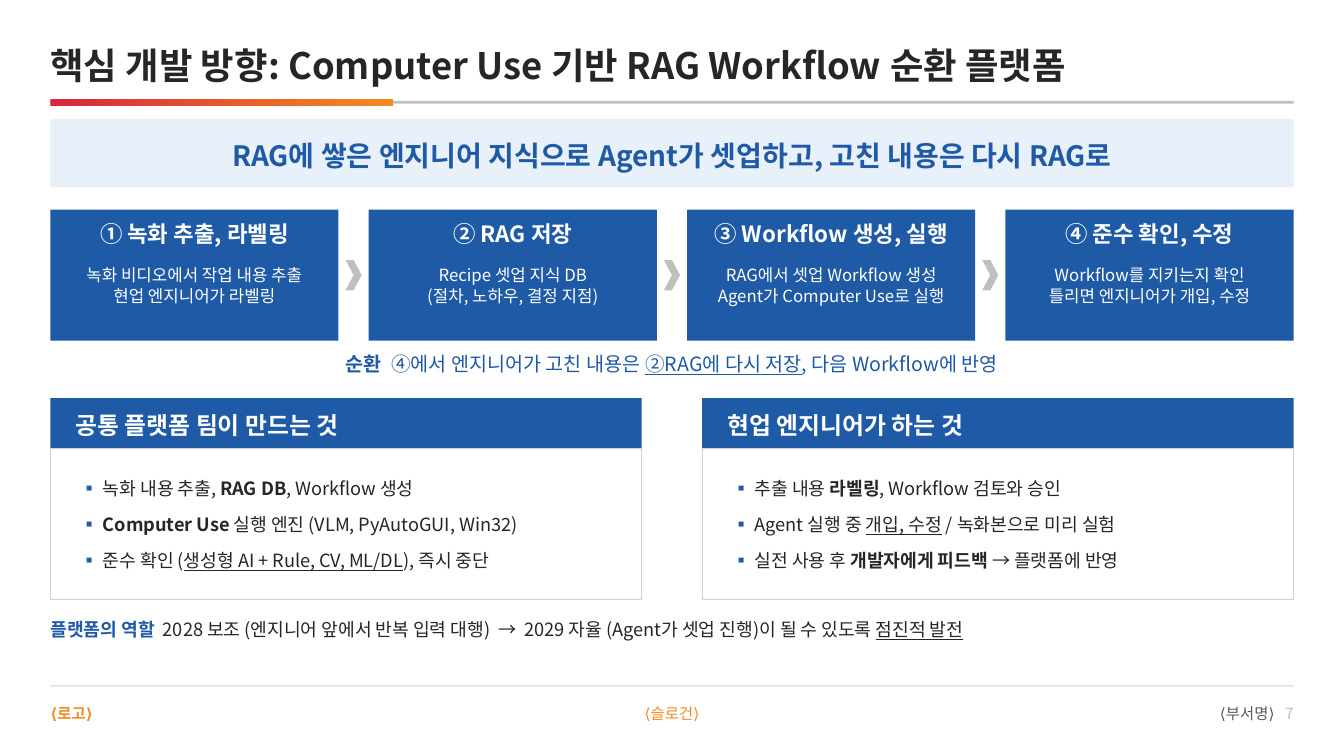
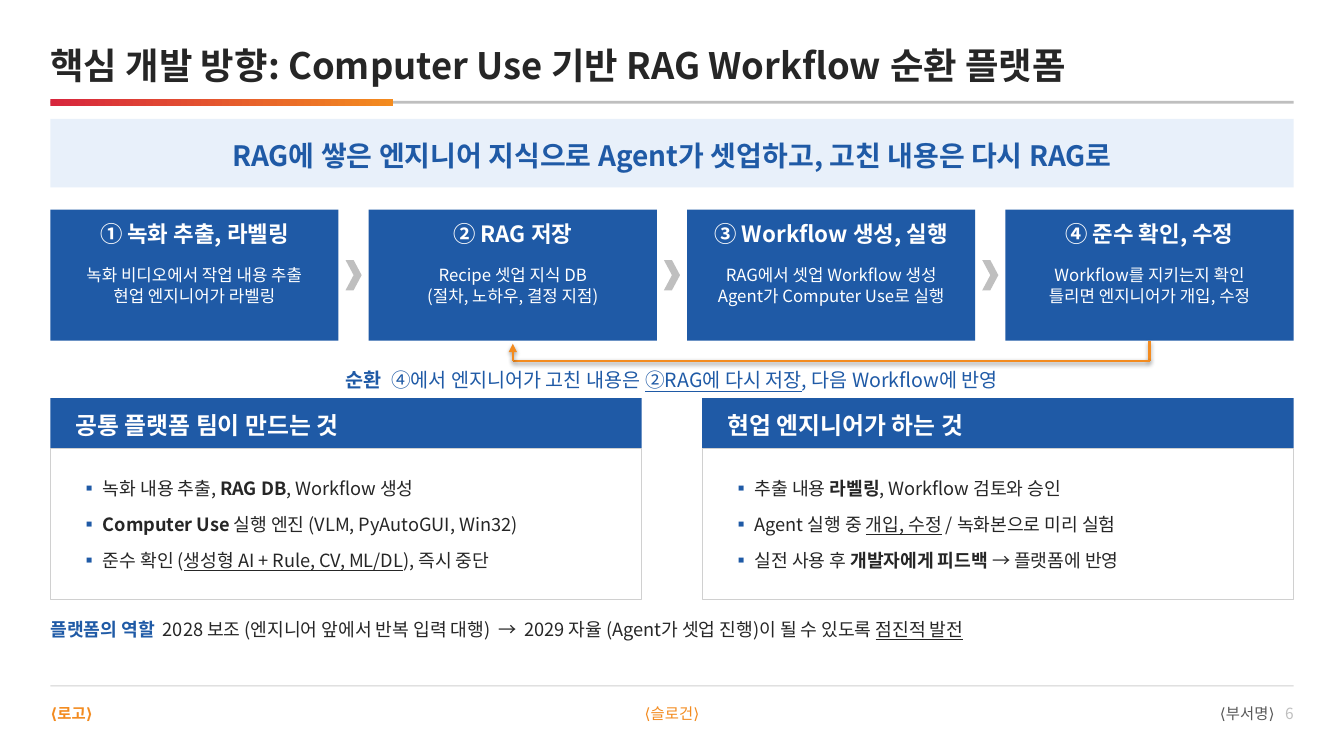
Before and after one commit to DarrenKoi/pm_notes, a slide deck: slide 6 of my-task/arc-tf/deliverables/arc-tf-team-full.pptx (slide 7 before the commit). Drawn at 1344x756 pixels with LibreOffice and Linux fonts; fonts in the diff are those of the drawing. Boxes give left, top, right and bottom in pixels: in the first picture for what was removed or moved away, otherwise in the second. Text is boxed around its words. In the diff, an @@ line names an element or a change of style, - is before the commit and + after.

```diff
--- a/my-task/arc-tf/deliverables/arc-tf-team-full.pptx
+++ b/my-task/arc-tf/deliverables/arc-tf-team-full.pptx
@@ arrow added from (513, 361) to (513, 344), #F38B1F 1.75 pt @@
@@ line added from (1149, 341) to (1149, 361), #F38B1F 1.75 pt @@
@@ text "순환 ④에서 엔지니어가 고친 내용은 ...": place and size @@
-text "순환 ④에서 엔지니어가 고친 내용은 ..." at <box>346,354,998,375</box>
+text "순환 ④에서 엔지니어가 고친 내용은 ..." at <box>346,370,998,392</box>
@@ line added from (1149, 361) to (513, 361), #F38B1F 1.75 pt @@
@@ text at <box>1226,706,1294,720</box>: text changed @@
-⟨부서명⟩ 7
+⟨부서명⟩ 6
```
Also in this commit, not shown: 14 other slides changed, 1 slide removed, 9 other files.
